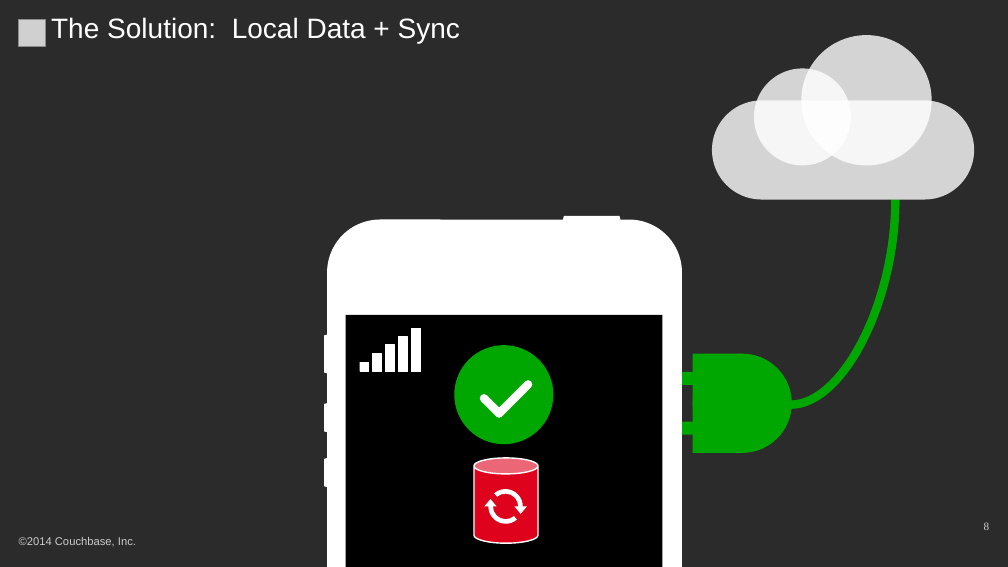
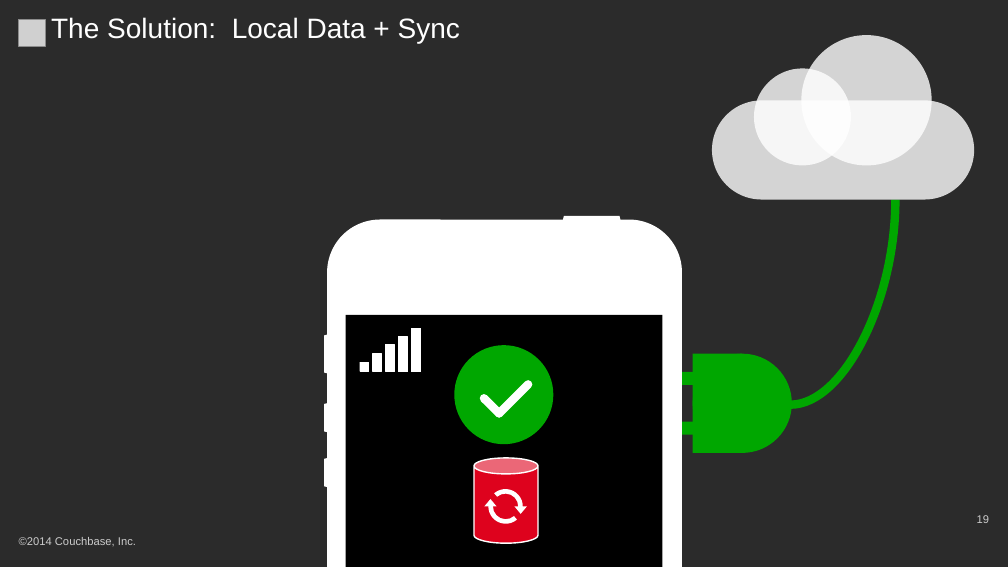
Before and after one commit to subalakr/workshop, a slide deck: slide 19 of mobile/presentations/IntroductionToMobile.pptx (slide 8 before the commit). Drawn at 1008x567 pixels with LibreOffice and Linux fonts; fonts in the diff are those of the drawing; grey boxes stand for pictures; background and template pictures are left out; a plain dark background stands for a picture behind light text. Boxes give left, top, right and bottom in pixels: in the first picture for what was removed or moved away, otherwise in the second. Text is boxed around its words. In the diff, an @@ line names an element or a change of style, - is before the commit and + after.

```diff
--- a/mobile/presentations/IntroductionToMobile.pptx
+++ b/mobile/presentations/IntroductionToMobile.pptx
@@ page number added at (977,515,989,523), 8 pt, text #CCCCCC @@
+19
@@ page number removed at (984,522,990,530) @@
-8
```
Also in this commit, not shown: 16 other slides changed, 11 slides added, 3 slides removed.
